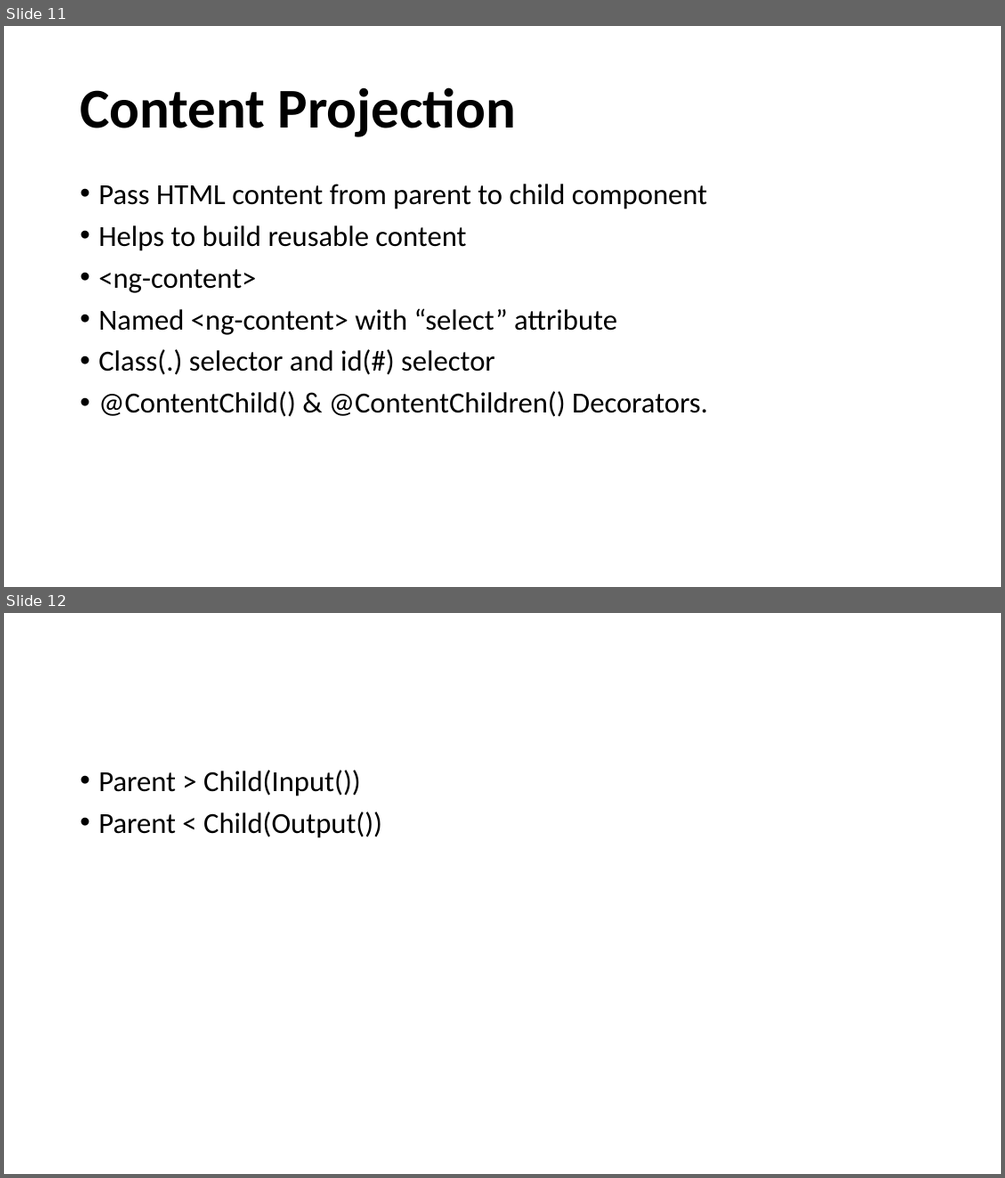
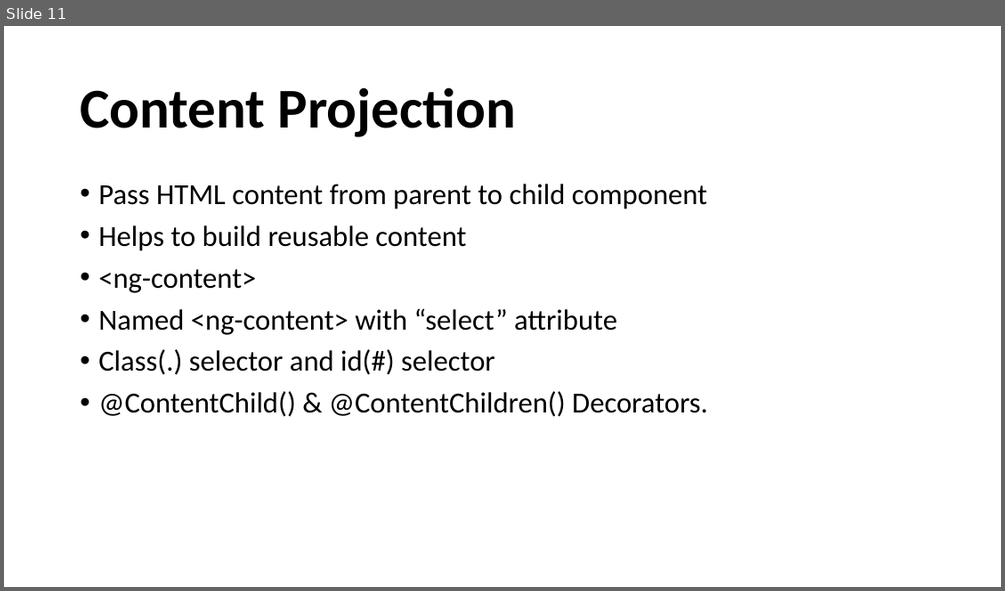
Before and after one commit to raharshi/angular-kh, a slide deck: src/assets/AngularByRaharshi.pptx. Shown one above the other, each under a label of ours: slides 11 and 12 before the commit, slide 11 after it. The pictures are 1005x1178 and 1005x591 pixels, drawn with LibreOffice and Linux fonts; fonts in the diff are those of the drawing; background and template pictures are left out. Boxes give left, top, right and bottom in pixels: in the first picture for what was removed or moved away, otherwise in the second. Text is boxed around its words. In the diff, an @@ line names an element or a change of style, - is before the commit and + after.

```diff
--- a/src/assets/AngularByRaharshi.pptx
+++ b/src/assets/AngularByRaharshi.pptx
@@ slide 12 removed at (4, 613, 1001, 1174), background picture (left out) @@
@@ text removed at (98, 770, 382, 838) @@
-• Parent > Child(Input())
-• Parent < Child(Output())
```
Also in this commit, not shown: 3 slides added, 2 other slides removed.
